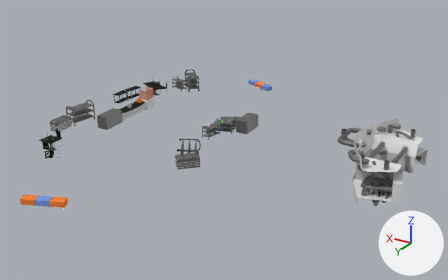
The FBX model Assets/Models/MapObject/Robo_room_place.fbx as it was, and as the next commit left it.
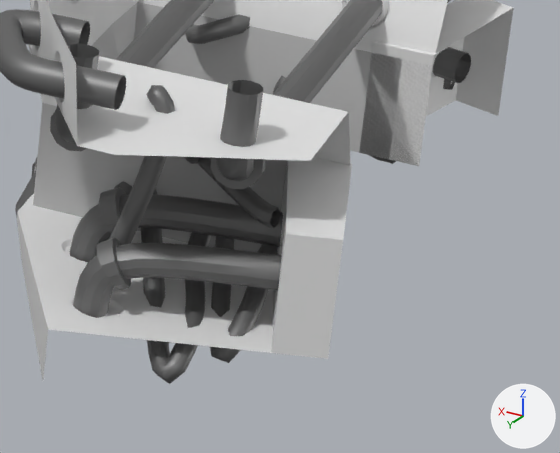
There are two pictures of each version: one whole from a 50 mm lens placed at (8.7, 45.5, 23.3), pointed at (35.5, 0.9, 1.0), one close up on the part from 78% to 97% of the width and 53% to 77% of the height. Every picture has the same lights, and +X, +Y and +Z are marked at lower right. Where no turn or scale is listed for an object, it has been applied to the vertices. Vertices at the same position are counted once.

In view in the first close-up: 'ベジエカーブ.001', 'ベジエカーブ.002', 'ベジエカーブ.003', 'ベジエカーブ.005', 'ベジエカーブ.006', 'ベジエカーブ.008', 'ベジエカーブ.010', 'ベジエカーブ.011', '機関部'.
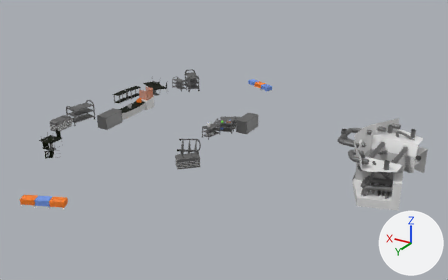
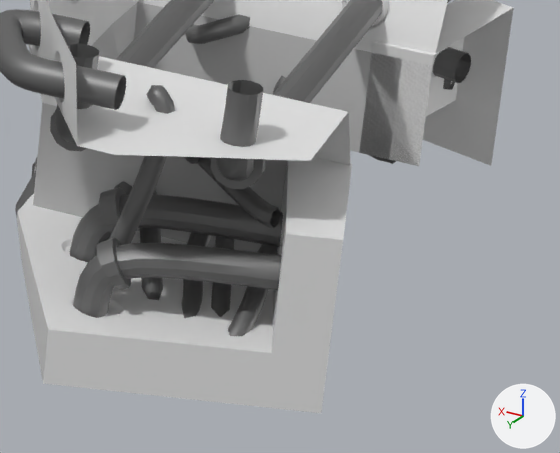
Commit message: ポリゴン抜けFBXを修正

What differs and where, as boxes (x1, y1, x2, y2) in the close-ups (560 x 453 px; the box of a moved part takes in the faces that stretch with it):
```json
{"object": "機関部", "change": "reshaped", "before": [15, 0, 513, 380], "after": [15, 0, 513, 413]}
{"object": "ベジエカーブ.010", "change": "reshaped", "before": [109, 85, 281, 384], "after": [109, 85, 281, 336]}
{"part": 1, "of": "me_ベジエカーブ_005", "change": "moved or reshaped", "before": [141, 189, 211, 384], "after": [140, 190, 211, 318]}
{"part": 2, "of": "me_立方体_019", "change": "added", "after": [423, 100, 498, 166]}
{"part": 3, "of": "me_立方体_019", "change": "added", "after": [43, 330, 328, 413]}
```

Scene script edits in JSON lines:
```json
{"block": "me_立方体_019", "where": "me_立方体_019.from_pydata(...)  # 948 vertices, 623 faces; spans x 18.47..23.32, y -4.67..4.67, z 0.0..4.07"}
{"block": "me_立方体_019", "where": "# used by ob_機関部; location = (0.0, 0.0, 0.0)"}
{"block": "me_立方体_019", "where": "# verts and faces of me_立方体_019; kept vertices keep their numbers, new ones are numbered from 948"}
{"block": "me_立方体_019", "where": "# before: 6 (18.47, -3.71, 0.7) at pixel (498, 116), 10 (21.42, -4.67, 0.7), 11 (21.42, -4.67, 0.0), 323 (19.06, -3.9, 0.7) at pixel (455, 100), 487 (20.24, -4.28, 0.7)"}
{"block": "me_立方体_019", "where": "# before: 498 (20.83, -4.48, 0.7)"}
{"block": "me_立方体_019", "where": "# before: 7 (18.47, 3.71, 0.7) at pixel (328, 358), 8 (21.42, 4.67, 0.0), 9 (21.42, 4.67, 0.7) at pixel (48, 329), 324 (19.06, 3.9, 0.7) at pixel (271, 352), 483 (20.24, 4.28, 0.7) at pixel (159, 341)"}
{"block": "me_立方体_019", "where": "# before: 489 (20.83, 4.48, 0.7) at pixel (103, 335)"}
{"block": "me_立方体_019", "change": "me_立方体_019 part 2"}
{"op": "add", "block": "me_立方体_019", "code": "verts[949] = (18.47, -3.71, 0.0)  # pixel (491, 165)"}
{"op": "add", "block": "me_立方体_019", "code": "faces += [(6, 949, 11, 10, 498, 487, 323)]  # mat_白 (white #e7e7e7)"}
{"block": "me_立方体_019", "change": "me_立方体_019 part 3"}
{"op": "add", "block": "me_立方体_019", "code": "verts[948] = (18.47, 3.71, 0.0)  # pixel (321, 413)"}
{"op": "add", "block": "me_立方体_019", "code": "faces += [(7, 324, 483, 489, 9, 8, 948)]  # mat_白 (white #e7e7e7)"}
{"block": "me_ベジエカーブ_005", "where": "# used by ob_ベジエカーブ_010; location = (0.0, 0.0, 0.0)"}
{"op": "remove", "block": "me_ベジエカーブ_005", "code": "me_ベジエカーブ_005.from_pydata(...)  # 582 vertices, 576 faces; spans x 19.31..21.7, y 1.35..4.4, z 0.22..3.33"}
{"op": "add", "block": "me_ベジエカーブ_005", "code": "me_ベジエカーブ_005.from_pydata(...)  # 582 vertices, 576 faces; spans x 19.31..21.7, y 1.35..4.18, z 0.22..3.33"}
{"block": "me_ベジエカーブ_005", "change": "me_ベジエカーブ_005 part 1: 130 of 582 vertices moved; they spanned x 19.91..21.54, y 1.44..4.4, z 0.22..1.44 and now span x 20.03..21.54, y 1.43..4.18, z 0.22..1.43; mean shift (0.07, -0.12, 0.0); largest move (19.96, 4.26, 0.45) -> (20.08, 4.03, 0.45)"}
```
